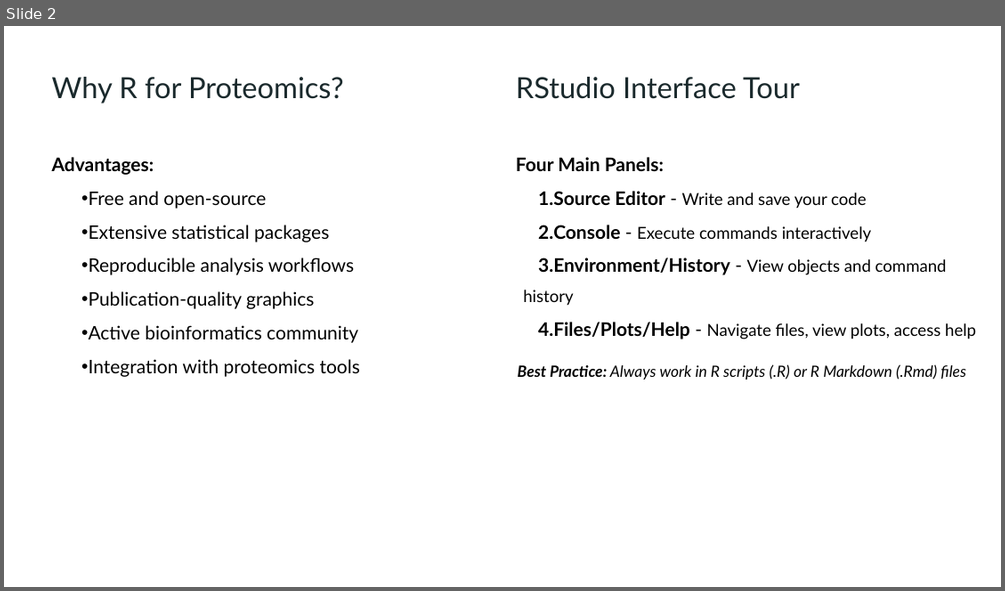
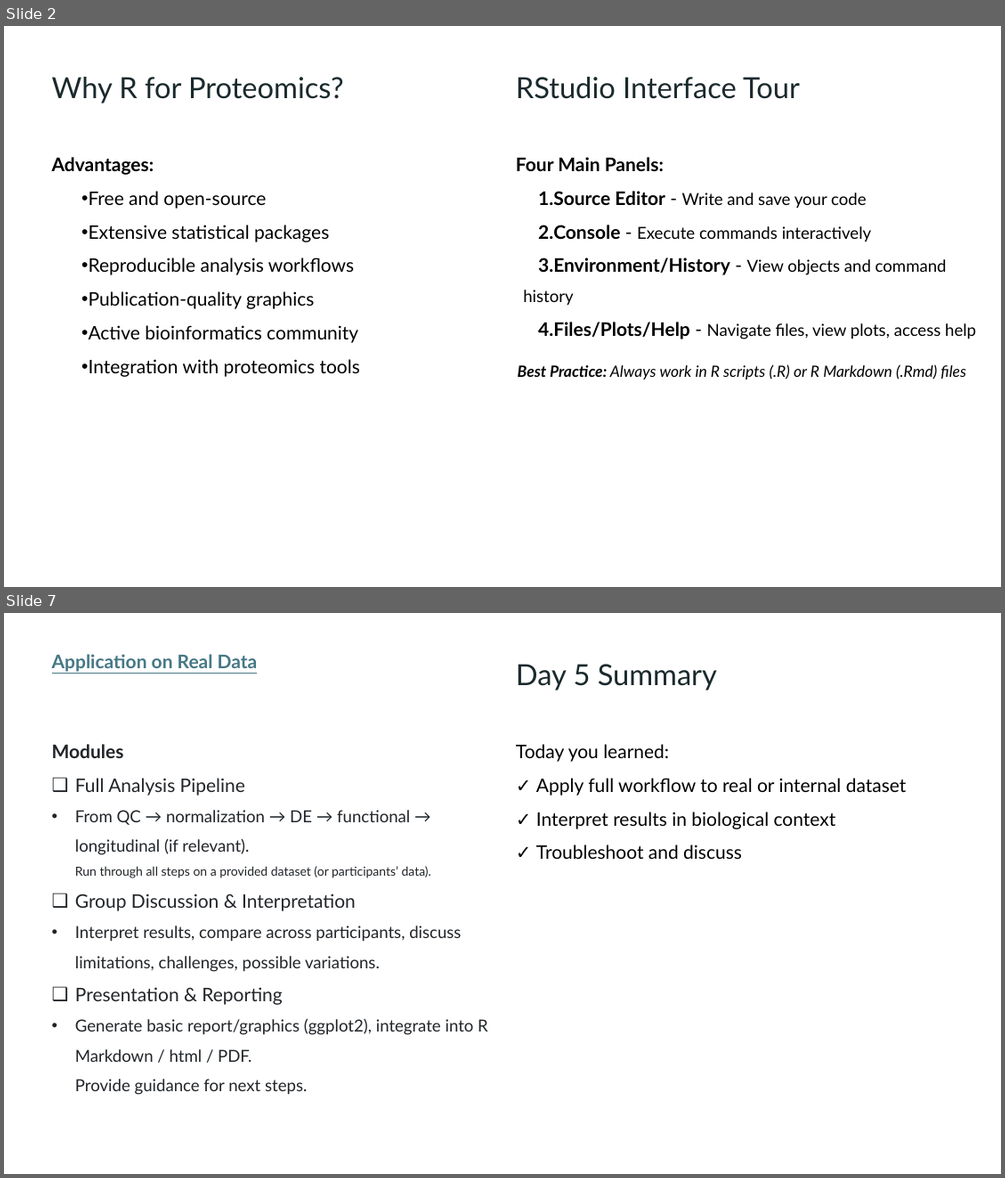
Before and after one commit to lodiag-holocron/r4proteomics, a slide deck: inst/r4proteomics_slides.pptx. Shown one above the other, each under a label of ours: slide 2 before the commit, slides 2 and 7 after it; the slides between them are not shown. The pictures are 1005x591 and 1005x1178 pixels, drawn with LibreOffice and Linux fonts; fonts in the diff are those of the drawing. Boxes give left, top, right and bottom in pixels: in the first picture for what was removed or moved away, otherwise in the second. Text is boxed around its words. In the diff, an @@ line names an element or a change of style, - is before the commit and + after.

```diff
--- a/inst/r4proteomics_slides.pptx
+++ b/inst/r4proteomics_slides.pptx
@@ slide 7 added at box(4, 613, 1001, 1174), background #FFFFFF @@
@@ text added at box(52, 654, 258, 672), 18 pt, text #467886, bold, underline @@
+Application on Real Data
@@ text added at box(516, 664, 717, 690), 28 pt, text #1A292C @@
+Day 5 Summary
@@ text added at box(52, 744, 488, 1094), 16 pt, text #212529 @@
+Modules
+❑ Full Analysis Pipeline
+• From QC → normalization → DE → functional → longitudinal (if relevant).
+  Run through all steps on a provided dataset (or participants’ data).
+❑ Group Discussion & Interpretation
+• Interpret results, compare across participants, discuss limitations, challenges, possible variations.
+❑ Presentation & Reporting
+• Generate basic report/graphics (ggplot2), integrate into R Markdown / html / PDF.
+  Provide guidance for next steps.
@@ text added at box(516, 744, 906, 859), 18 pt, text #000000 @@
+Today you learned:
+✓ Apply full workflow to real or internal dataset
+✓ Interpret results in biological context
+✓ Troubleshoot and discuss
```
Also in this commit, not shown: 1 slide changed, 3 other slides added, 4 slides removed, 1 other file.
